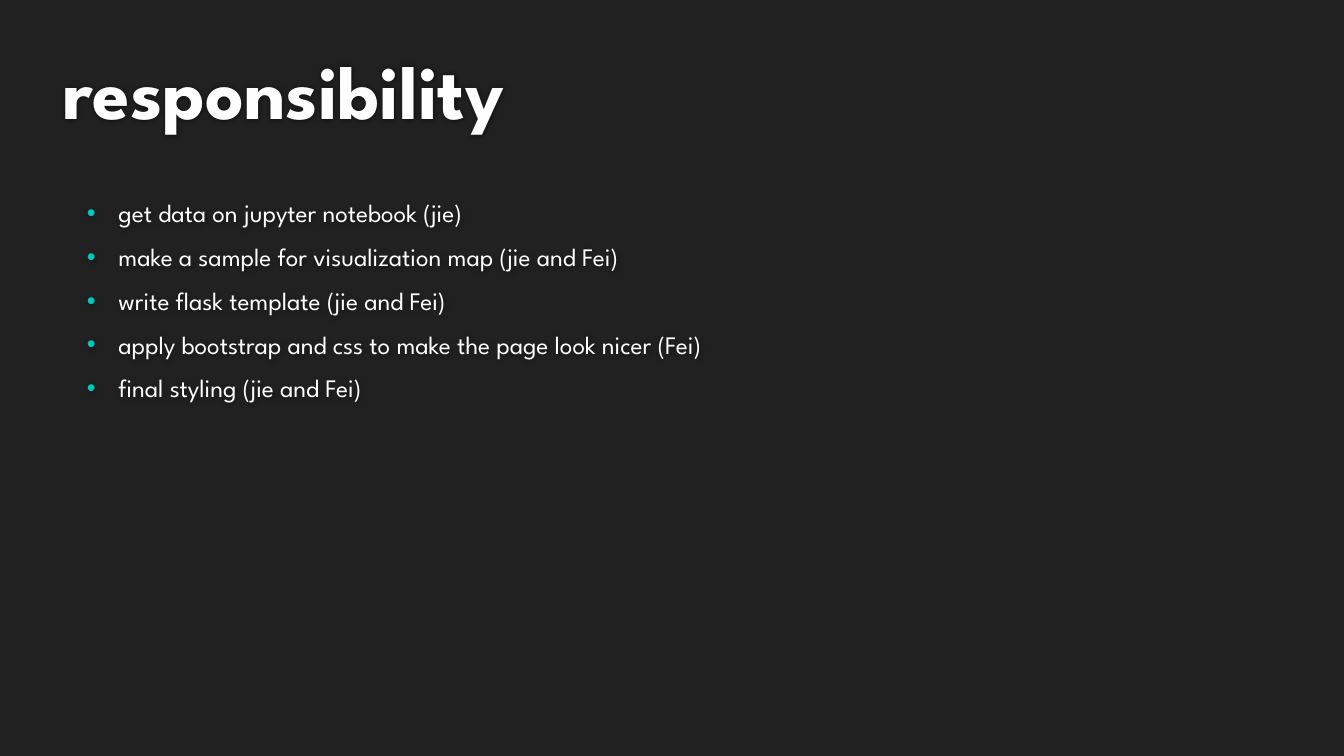
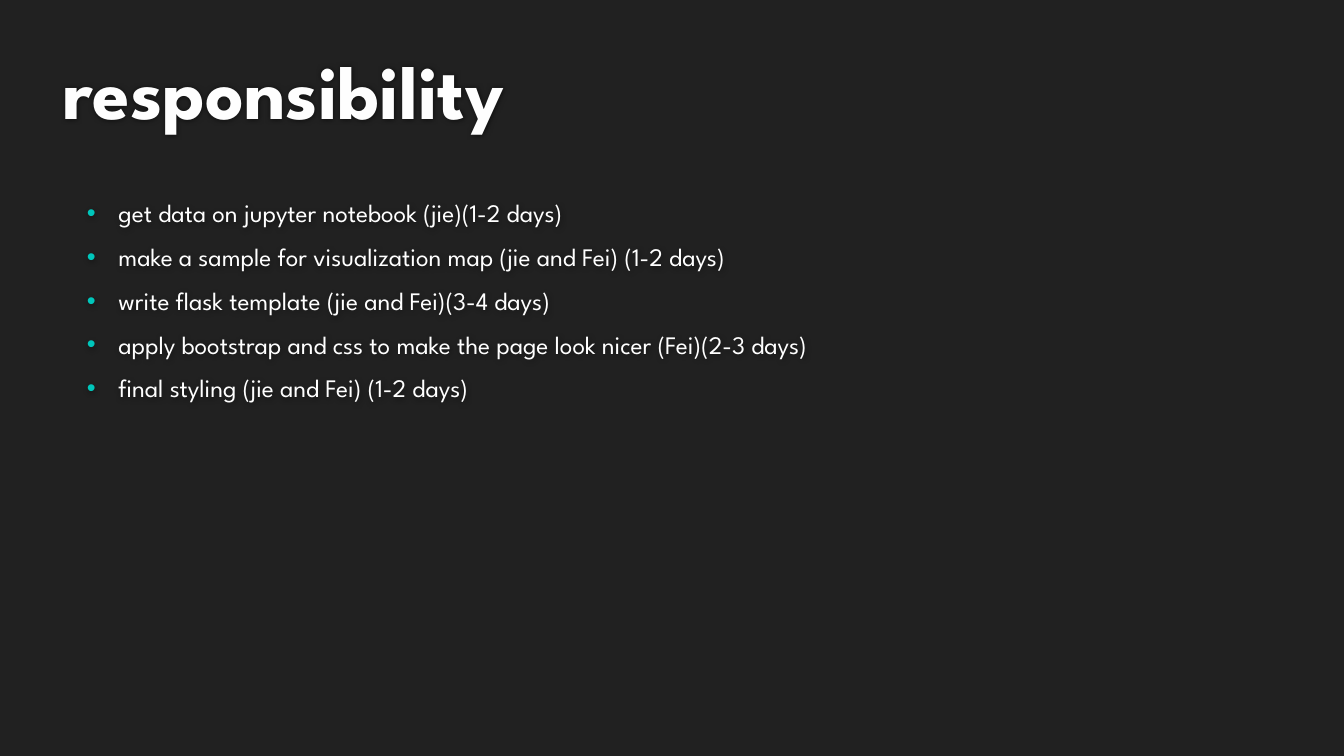
Before and after one commit to ITworkonline/covid_visualization_web, a slide deck: slide 8 of covid_project.pptx. Drawn at 1344x756 pixels with LibreOffice and Linux fonts; fonts in the diff are those of the drawing; background and template pictures are left out. Boxes give left, top, right and bottom in pixels: in the first picture for what was removed or moved away, otherwise in the second. Text is boxed around its words. In the diff, an @@ line names an element or a change of style, - is before the commit and + after.

```diff
--- a/covid_project.pptx
+++ b/covid_project.pptx
@@ subtitle at (x1=118, y1=204, x2=806, y2=403): text changed @@
-• get data on jupyter notebook (jie)
-• make a sample for visualization map (jie and Fei)
-• write flask template (jie and Fei)
-• apply bootstrap and css to make the page look nicer (Fei)
-• final styling (jie and Fei)
+• get data on jupyter notebook (jie)(1-2 days)
+• make a sample for visualization map (jie and Fei) (1-2 days)
+• write flask template (jie and Fei)(3-4 days)
+• apply bootstrap and css to make the page look nicer (Fei)(2-3 days)
+• final styling (jie and Fei) (1-2 days)
```
Also in this commit, not shown: 1 slide added.
